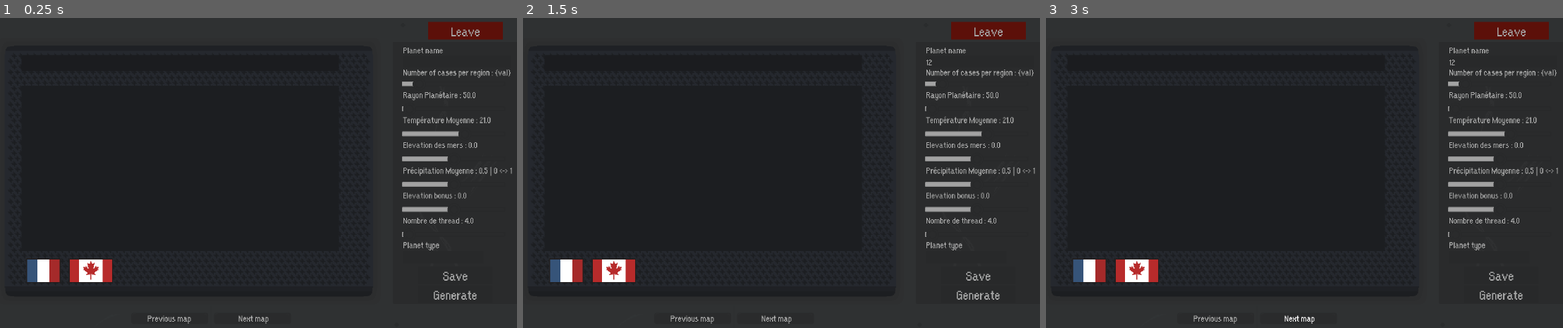
Above: before the commit, frames 1-3 (left to right).
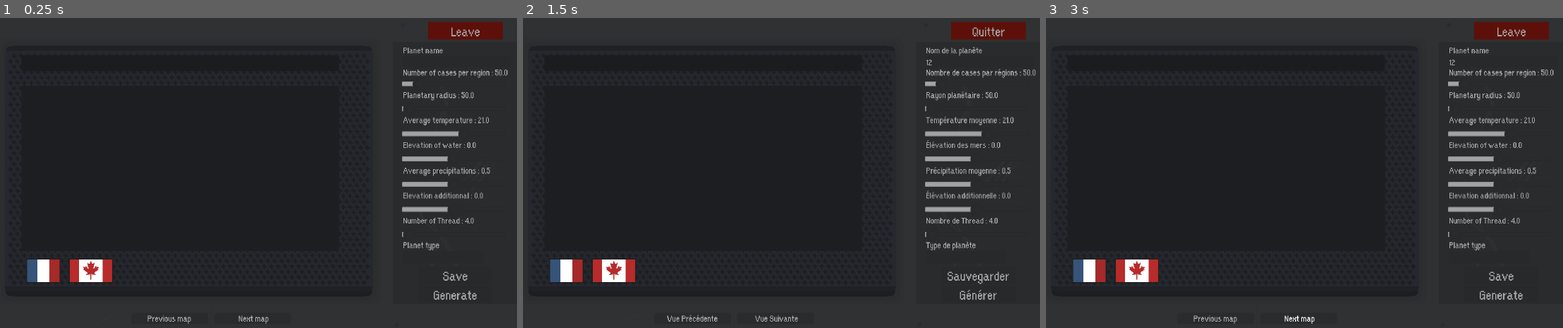
Above: after the commit, the same moments.

Repository: Jujedie/PlanetGenerator
Game: Godot game, scene res://data/scn/master.tscn
The game is run twice, just before and just after one commit, with the same random seed, the same clock (stepped at 60 frames per second) and the same inputs.
Inputs (mouse positions are in pixels of both pictures, inside the frame that each line leads up to):
- Up to frame 1 (0.25 s): no input
- Up to frame 2 (1.5 s): click (977, 61) at 0.52 s; type "12" at 0.6 s; click (564, 269) at 1.25 s
- Up to frame 3 (3 s): click (1139, 269) at 2 s; click "Next map" at 2.75 s

The runs differ from the first frame. In frame 1, 0.9% of the frame differs, in the area x 77-100%, y 16-67%; in frame 2, 1.4%, in the area x 27-100%, y 2-99%; in frame 3, 0.9%.

Commit message:
Ajout de la prise en charge de l'internationalisation avec des traductions pour les éléments de l'interface utilisateur et mise à jour des étiquettes.

Diff:
--- a/src/master.gd
+++ b/src/master.gd
@@ -1,50 +1,35 @@
 extends Node2D
 
-var planetGenerator  : PlanetGenerator
-var maps             : Array[String]
-var map_index        : int = 0
+var planetGenerator : PlanetGenerator
+var maps			: Array[String]
+var map_index		: int = 0
+var langue			: String = "fr"
 
 func _ready() -> void:
-	var sldRayonPlanetaire = $Node2D/Control/sldRayonPlanetaire
-	var label = $Node2D/Control/sldRayonPlanetaire/Node2D/Label
-	label.text = "Rayon Planétaire : "+str(sldRayonPlanetaire.value)
-
-	var sldTempMoy = $Node2D/Control/sldTempMoy
-	label = $Node2D/Control/sldTempMoy/Node2D/Label
-	label.text = "Température Moyenne : "+str(sldTempMoy.value)
-
-	var sldHautEau = $Node2D/Control/sldHautEau
-	label = $Node2D/Control/sldHautEau/Node2D/Label
-	label.text = "Elevation des mers : "+str(sldHautEau.value)
-
-	var sldPrecipitationMoy = $Node2D/Control/sldPrecipitationMoy
-	label = $Node2D/Control/sldPrecipitationMoy/Node2D/Label
-	label.text = "Précipitation Moyenne : "+str(sldPrecipitationMoy.value)+" | 0 <-> 1\n"
-
-	var sldElevation = $Node2D/Control/sldElevation
-	label = $Node2D/Control/sldElevation/Node2D/Label
-	label.text = "Elevation bonus : "+str(sldElevation.value)
-
-	var sldThread = $Node2D/Control/sldThread
-	label = $Node2D/Control/sldThread/Node2D/Label
-	label.text = "Nombre de thread : "+str(sldThread.value)
+	if OS.get_locale_language() != "fr":
+		langue = "en"
+
+	TranslationServer.set_locale(langue)
+
+	# Initialisation des paramètres de la planète
+	maj_labels()
 
 func _on_sld_rayon_planetaire_value_changed(value: float) -> void:
 	var sld = $Node2D/Control/sldRayonPlanetaire
 	var label = $Node2D/Control/sldRayonPlanetaire/Node2D/Label
-	label.text = "Rayon Planétaire : "+str(sld.value)
+	label.text = tr("RAYON_PLANET").format({"val": str(sld.value)})
 
 
 func _on_sld_temp_moy_value_changed(value: float) -> void:
 	var sld = $Node2D/Control/sldTempMoy
 	var label = $Node2D/Control/sldTempMoy/Node2D/Label
-	label.text = "Température Moyenne : "+str(sld.value)
+	label.text = tr("AVG_TEMP").format({"val": str(sld.value)})
 
 
 func _on_sld_haut_eau_value_changed(value: float) -> void:
 	var sld = $Node2D/Control/sldHautEau
 	var label = $Node2D/Control/sldHautEau/Node2D/Label
-	label.text = "Elevation des mers : "+str(sld.value)
+	label.text = tr("WATER_ELEVATION").format({"val": str(sld.value)})
 
 
 func _on_sld_precipitation_moy_value_changed(value: float) -> void:
@@ -53,7 +38,7 @@
 	var value_str = str(sld.value)
 	if len(value_str) != 4:
 		value_str = value_str + "0"
-	label.text = "Précipitation Moyenne : "+value_str+" | 0 <-> 1"
+	label.text = tr("AVG_PRECIPITATION").format({"val": value_str})
 
 
 func _on_sld_percent_eau_value_changed(value: float) -> void:
@@ -62,19 +47,24 @@
 	var value_str = str(sld.value)
 	if len(value_str) != 4:
 		value_str = value_str + "0"
-	label.text = "Pourcentage d'eau : "+value_str+" | 0 <-> 1"
+	label.text = tr("WATER_ELEVATION").format({"val": value_str})
 
 
 func _on_sld_elevation_value_changed(value: float) -> void:
 	var sld = $Node2D/Control/sldElevation
 	var label = $Node2D/Control/sldElevation/Node2D/Label
-	label.text = "Elevation bonus : "+str(sld.value)
+	label.text = tr("BONUS_ELEVATION").format({"val": str(sld.value)})
 
 func _on_sld_thread_value_changed(value: float) -> void:
 	var sld = $Node2D/Control/sldThread
 	var label = $Node2D/Control/sldThread/Node2D/Label
-	label.text = "Nombre de thread : "+str(sld.value)
-
+	label.text = tr("THREAD_NUMBER").format({"val": str(sld.value)})
+
+
+func _on_sld_nb_cases_regions_value_changed(value: float) -> void:
+	var sld = $Node2D/Control/sldNbCasesRegions
+	var label = $Node2D/Control/sldNbCasesRegions/Node2D/Label
+	label.text = tr("NB_CASE_REGION").format({"val": str(sld.value)})
 
 func _on_btn_comfirme_pressed() -> void:
 	var nom = $Node2D/Control/planeteName/LineEdit
@@ -195,3 +185,51 @@
 
 func _on_btn_quitter_pressed() -> void:
 	get_tree().quit()
+
+func _on_btn_french_pressed() -> void:
+	if langue == "fr":
+		print("La langue est déjà en français.")
+		return
+	langue = "fr"
+	TranslationServer.set_locale(langue)
+	print("Langue changée en français.")
+	maj_labels()
+
+func _on_btn_english_pressed() -> void:
+	if langue == "en":
+		print("The language is already set to English.")
+		return
+
+	langue = "en"
+	TranslationServer.set_locale(langue)
+	print("Language changed to English.")
+	maj_labels()
+
+func maj_labels() -> void:
+	var sldRayonPlanetaire = $Node2D/Control/sldRayonPlanetaire
+	var label = $Node2D/Control/sldRayonPlanetaire/Node2D/Label
+	label.text = tr("RAYON_PLANET").format({"val": str(sldRayonPlanetaire.value)})
+
+	var sldTempMoy = $Node2D/Control/sldTempMoy
+	label = $Node2D/Control/sldTempMoy/Node2D/Label
+	label.text = tr("AVG_TEMP").format({"val": str(sldTempMoy.value)})
+
+	var sldHautEau = $Node2D/Control/sldHautEau
+	label = $Node2D/Control/sldHautEau/Node2D/Label
+	label.text = tr("WATER_ELEVATION").format({"val": str(sldHautEau.value)})
+
+	var sldPrecipitationMoy = $Node2D/Control/sldPrecipitationMoy
+	label = $Node2D/Control/sldPrecipitationMoy/Node2D/Label
+	label.text = tr("AVG_PRECIPITATION").format({"val": str(sldPrecipitationMoy.value)})
+
+	var sldElevation = $Node2D/Control/sldElevation
+	label = $Node2D/Control/sldElevation/Node2D/Label
+	label.text = tr("BONUS_ELEVATION").format({"val": str(sldElevation.value)})
+
+	var sldThread = $Node2D/Control/sldThread
+	label = $Node2D/Control/sldThread/Node2D/Label
+	label.text = tr("THREAD_NUMBER").format({"val": str(sldThread.value)})
+
+	var sldNbCasesRegions = $Node2D/Control/sldNbCasesRegions
+	label = $Node2D/Control/sldNbCasesRegions/Node2D/Label
+	label.text = tr("NB_CASE_REGION").format({"val": str(sldNbCasesRegions.value)})
